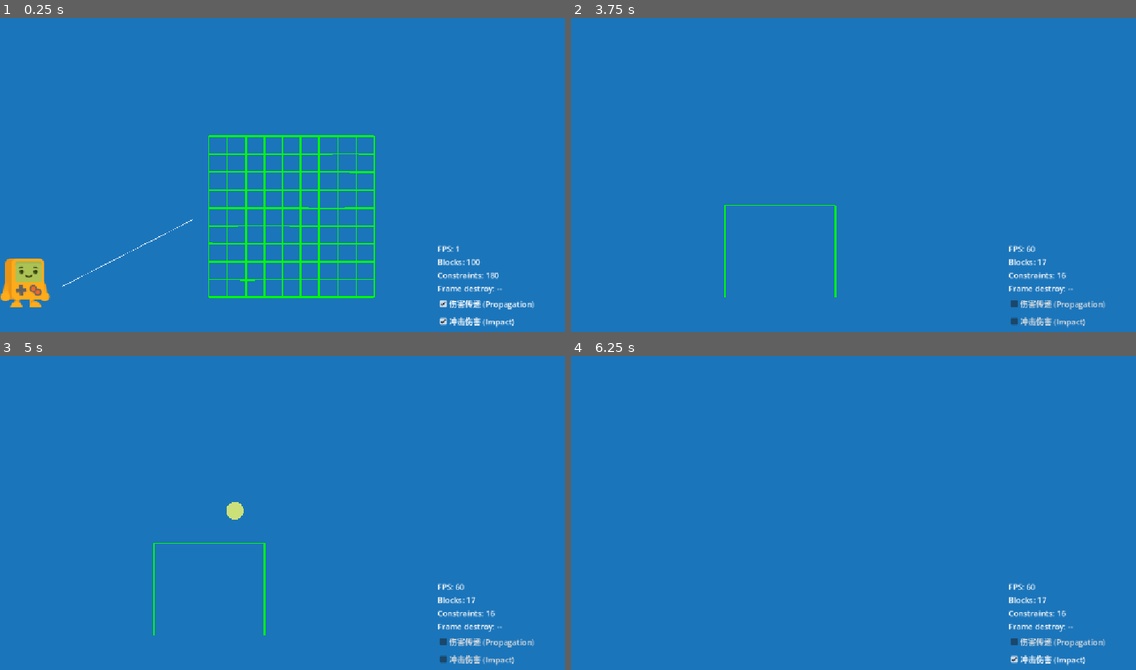
Above: before the commit, frames 1-4 (two rows, left to right).
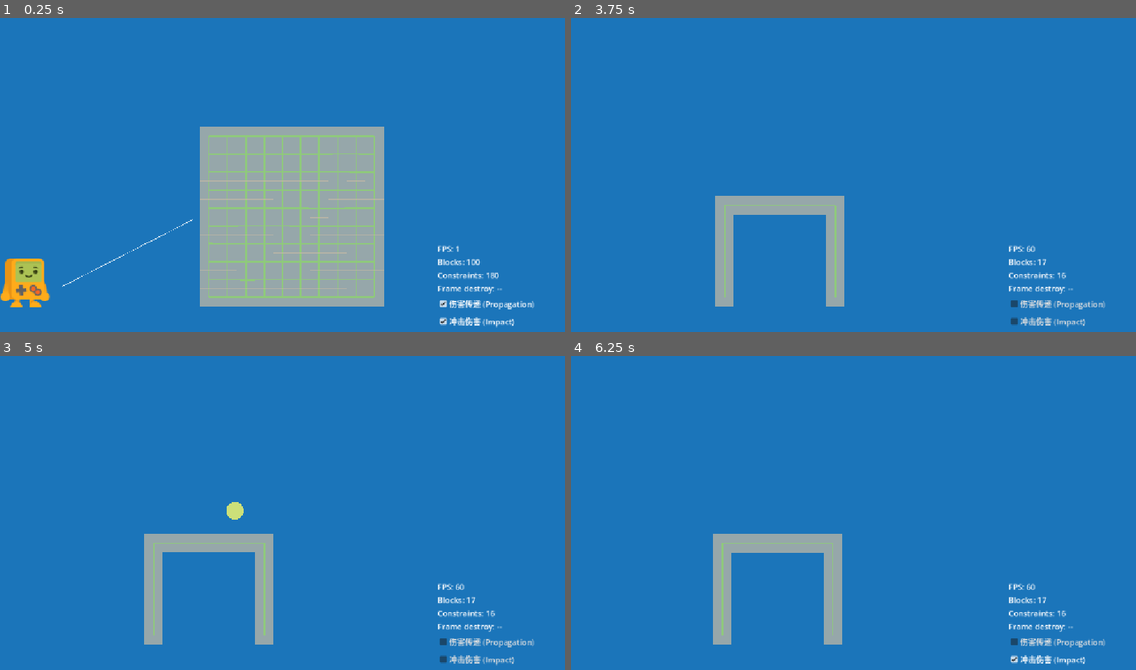
Above: after the commit, the same moments.

Repository: xuxiao305/Godot001
Game: Godot game, scene res://Scenes/Prototypes/Destruction/destruction_demo.tscn
Same seed, same stepped clock (60 frames per second), same inputs: the game is played once before the commit and once after it. This scene is started directly instead of the project's main scene.
Inputs (mouse positions are in pixels of both pictures, inside the frame that each line leads up to):
- Up to frame 1 (0.25 s): no input
- Up to frame 2 (3.75 s): tap Enter at 0.5 s; move the mouse to (977, 159) at 0.52 s; hold D (Right) 0.53-1.25 s; click (977, 159) at 0.6 s; tap Space (Jump) at 0.77 s; drag from (740, 190) to (825, 237) at 1.27 s; click "伤害传递 (Propagation)" at 2 s; click "冲击伤害 (Impact)" at 2.75 s; tap R (Reset) at 3.5 s; move the mouse to (910, 102) at 3.52 s; hold D (Right) from 3.53 s (still down); hold 2 (Scene2) from 3.53 s (still down)
- Up to frame 3 (5 s): release D (Right) at 4.25 s; release 2 (Scene2) at 4.25 s; tap R (Reset) at 4.25 s; drag from (254, 575) to (113, 462) at 4.27 s
- Up to frame 4 (6.25 s): move the mouse to (1023, 560) at 5.02 s; hold A (Left) 5.03-5.75 s; hold Q (SpawnEffect) 5.03-5.75 s; tap Space (Jump) at 5.27 s; tap R (Reset) at 5.75 s; drag from (684, 462) to (768, 431) at 5.77 s

The runs differ from the first frame. In frame 1, 19% of the frame differs, in the area x 35-68%, y 34-92%; in frame 2, 3.3%; in frame 3, 3.2%; in frame 4, 3.3%.

Commit message:
fix(destruction): first-contact gate + Block visual + brick_wall tuning
Three coupled changes that make the v1 prototype usable at realistic mass:

1. First-contact gate (block.gd _prev_contact_ids)
   Block._integrate_forces tracks Block↔Block contact instance_ids per frame
   and only reports to ImpactWatcher when a pair is NEW this frame. Filters
   out steady-state stacking pressure (self-weight transmitted through corner
   contacts between diagonal neighbors) while preserving genuine impact
   events (falling debris hitting structure).

   Without this, raising block mass past ~0.05 kg caused settling-transient
   contact impulses to exceed impact_threshold=2, draining constraints by
   self-weight alone. Empirically verified: mass=0.1 produced J up to 7.0 on
   diagonal neighbor contacts during initial settle.

   Stress path (sustained joint reaction force) is independent of contact
   impulse and remains deferred to v2 (needs godot-rapier-physics fork to
   expose joint.impulses()).

2. Per-block Polygon2D visual (block_factory.gd)
   Adds a "Visual" Polygon2D child to every Block — semi-transparent gray
   square sized to block_size. Spec §3.1 called for per-block sprites in v1
   but it was never implemented; constraint lines were the only signal of
   where blocks are. Without block visuals, isolated falling debris was
   invisible (no Constraint lines on a free block).

   B-key debug spawn (destruction_demo) now overrides the default Visual
   color to red instead of layering a second Polygon2D.

3. Tuning (block_factory mass=0.1, brick_wall Inspector block_health=5000 /
   constraint_health=100). Original mass 0.00625 was unrealistically light,
   chosen to hide the self-weight issue. With #1 in place, realistic mass
   works. HP ratio (block 5000 / constraint 100, propagation 0.3) gives the
   spec-intended semantic: constraints crumble first while blocks survive
   longer — wall sloughs apart instead of vanishing on first hit.

Co-Authored-By: Claude Opus 4.7 (1M context) <noreply@anthropic.com>

Diff:
--- a/Scenes/Prototypes/Destruction/scenes/brick_wall.tscn
+++ b/Scenes/Prototypes/Destruction/scenes/brick_wall.tscn
@@ -1,16 +1,18 @@
 [gd_scene format=3 uid="uid://dbrickwall01"]
 
-[ext_resource type="Script" path="res://Scripts/Prototypes/Destruction/grid_structure.gd" id="1_grid"]
-[ext_resource type="Script" path="res://Scripts/Prototypes/Destruction/constraint_visualizer.gd" id="2_viz"]
-[ext_resource type="Script" path="res://Scripts/Prototypes/Destruction/wall_builder.gd" id="3_builder"]
+[ext_resource type="Script" uid="uid://h68pol7sj6ml" path="res://Scripts/Prototypes/Destruction/grid_structure.gd" id="1_grid"]
+[ext_resource type="Script" uid="uid://ded3e6qyo0ajp" path="res://Scripts/Prototypes/Destruction/constraint_visualizer.gd" id="2_viz"]
+[ext_resource type="Script" uid="uid://b52rlqqkwwenm" path="res://Scripts/Prototypes/Destruction/wall_builder.gd" id="3_builder"]
 
-[node name="BrickWall" type="Node2D"]
+[node name="BrickWall" type="Node2D" unique_id=881746985]
 script = ExtResource("1_grid")
+constraint_health = 100.0
 auto_build = false
 
-[node name="ConstraintVisualizer" type="Node2D" parent="."]
+[node name="ConstraintVisualizer" type="Node2D" parent="." unique_id=734664522]
 script = ExtResource("2_viz")
 
-[node name="WallBuilder" type="Node2D" parent="."]
+[node name="WallBuilder" type="Node2D" parent="." unique_id=733118085]
 script = ExtResource("3_builder")
 pattern = "grid"
+block_health = 5000.0
--- a/Scripts/Prototypes/Destruction/block.gd
+++ b/Scripts/Prototypes/Destruction/block.gd
@@ -14,15 +14,23 @@
 
 signal block_destroyed(position: Vector2)
 
-@export var initial_health: float = 100.0
+@export var initial_health: float = 0.0
 @export var damage_propagation_ratio: float = 0.3
 
-var health: float = 100.0
+var health: float = 1000.0
 var pipeline = null  # DestructionPipeline
 var connected_constraints: Array = []  # Constraint 对象
 
 var impact_watcher = null  # ImpactWatcher (Task 5)
 var _queued_for_destroy: bool = false
+
+# Tracks Block instance_ids in contact with self last physics frame.
+# Used to gate ImpactWatcher to first-contact-only — settling/steady stacking
+# stops firing damage after the first frame of contact, while genuine impact
+# events (falling debris, projectile-spawned debris) reliably fire on the new
+# contact frame. Stress path (sustained joint reaction force) is independent
+# and deferred to v2.
+var _prev_contact_ids: Dictionary = {}
 
 func _ready() -> void:
 	health = initial_health
@@ -46,16 +54,25 @@
 		return
 	if not impact_watcher.enabled:
 		return
+	var this_frame: Dictionary = {}
 	for i in state.get_contact_count():
 		var other = state.get_contact_collider_object(i)
 		# spec §4.3: impact damage is Block↔Block only. Exclude projectile / player /
 		# world contacts (otherwise weapon hits would double-tap damage).
 		if not (other is Block):
 			continue
-		# Prevent double-counting: only process pairs where self.instance_id < other.instance_id
+		# Prevent double-counting: only the lesser instance_id reports the pair.
 		if self.get_instance_id() >= other.get_instance_id():
+			continue
+		var other_id := other.get_instance_id()
+		this_frame[other_id] = true
+		# First-contact gate: skip if this pair was already touching last frame.
+		# Filters out self-weight / stacking pressure (steady contact) while still
+		# catching new impact events (debris falling onto structure, etc.).
+		if _prev_contact_ids.has(other_id):
 			continue
 		var impulse: Vector2 = state.get_contact_impulse(i)
 		var j_normal: float = impulse.length()
 		var local_pos := state.get_contact_local_position(i)
 		impact_watcher.on_contact(self, other, j_normal, local_pos)
+	_prev_contact_ids = this_frame
--- a/Scripts/Prototypes/Destruction/block_factory.gd
+++ b/Scripts/Prototypes/Destruction/block_factory.gd
@@ -22,7 +22,7 @@
 	# Body 参数（spec §4.1）
 	b.freeze = false
 	b.freeze_mode = RigidBody2D.FREEZE_MODE_STATIC  # freeze_mode 仅在 freeze=true 时生效
-	b.mass = 0.00625  # density 1.0 @ 25px → mass ≈ 0.00625
+	b.mass = 0.1
 	var mat := PhysicsMaterial.new()
 	mat.friction = 0.6
 	mat.bounce = 0.05
@@ -37,6 +37,15 @@
 	var cs := CollisionShape2D.new()
 	cs.shape = shape
 	b.add_child(cs)
+	# Visual: spec §3.1 "v1 每个 Block 独立显示色块". 半透明 (alpha 0.75) 让
+	# ConstraintVisualizer 的连线能透过来显示血量颜色。名为 "Visual" 便于外部覆盖
+	# 颜色（如 destruction_demo._spawn_falling_block 把它涂红区分调试块）。
+	var s := block_size * 0.5
+	var visual := Polygon2D.new()
+	visual.name = "Visual"
+	visual.polygon = PackedVector2Array([Vector2(-s, -s), Vector2(s, -s), Vector2(s, s), Vector2(-s, s)])
+	visual.color = Color(0.75, 0.72, 0.65, 0.75)  # 米灰，砖石质感
+	b.add_child(visual)
 	# collision layers 由 GridStructure 在 add_child 后统一设（或在此设默认值）
 	b.collision_layer = 4   # layer 4 = block
 	b.collision_mask = 4 | 1  # block + world（layer 1 = world）
--- a/Scripts/Prototypes/Destruction/destruction_demo.gd
+++ b/Scripts/Prototypes/Destruction/destruction_demo.gd
@@ -52,18 +52,16 @@
 		_spawn_falling_block()
 
 func _spawn_falling_block() -> void:
-	# Debug projectile: heavy + visible so impact damage chain (spec T6) can be observed.
-	# Wall blocks have no sprite (visualizer only draws Constraint lines), so we add
-	# a red square Polygon2D child to track where this spawn block goes.
+	# Debug projectile: heavy + visually distinct (red) so impact damage chain
+	# (spec T6) can be observed against the regular gray blocks.
 	var spawn_pos := Vector2(0, -400)
 	var b := BlockFactoryKlass.create(pipeline, spawn_pos, 25.0, impact, 200.0)
 	b.name = "FallingBlock"
 	b.mass = 5.0  # ~800× default, momentum on landing well above impact_threshold=2
-	var viz := Polygon2D.new()
-	var s := 12.5
-	viz.polygon = PackedVector2Array([Vector2(-s, -s), Vector2(s, -s), Vector2(s, s), Vector2(-s, s)])
-	viz.color = Color(1.0, 0.2, 0.2, 0.85)
-	b.add_child(viz)
+	# BlockFactory already added a "Visual" Polygon2D in default gray. Override to red.
+	var v: Polygon2D = b.get_node("Visual")
+	if v != null:
+		v.color = Color(1.0, 0.2, 0.2, 0.85)
 	structure_holder.add_child(b)
 	print("[demo] FallingBlock spawned at %s, mass=%.2f" % [spawn_pos, b.mass])
 
